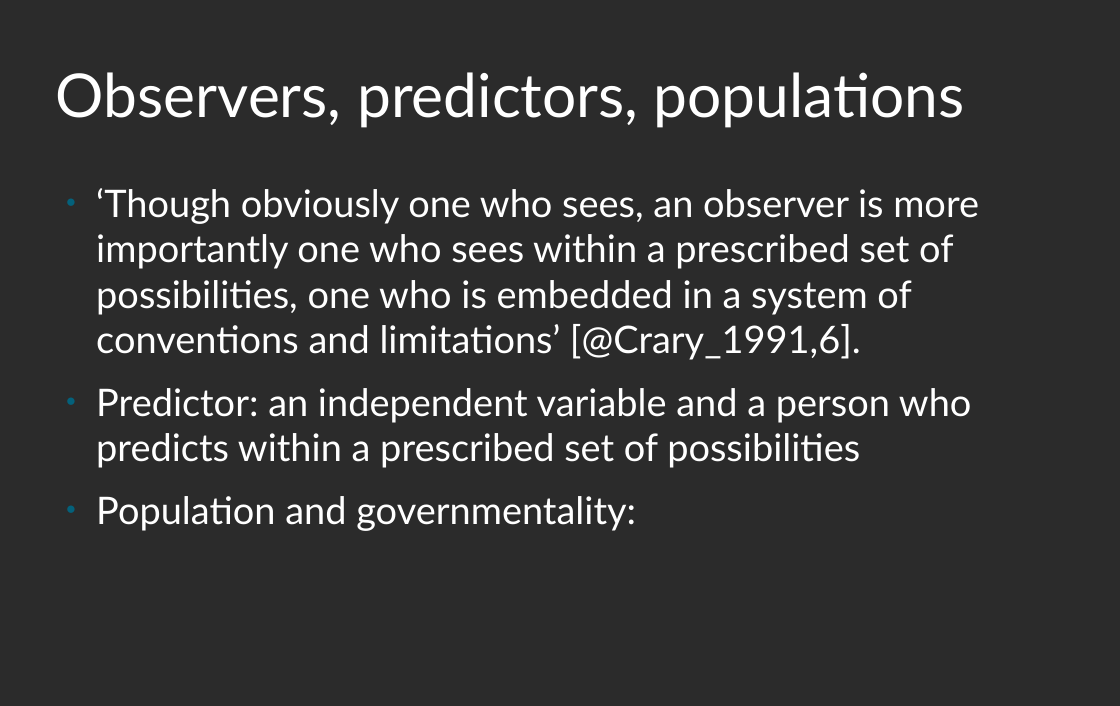
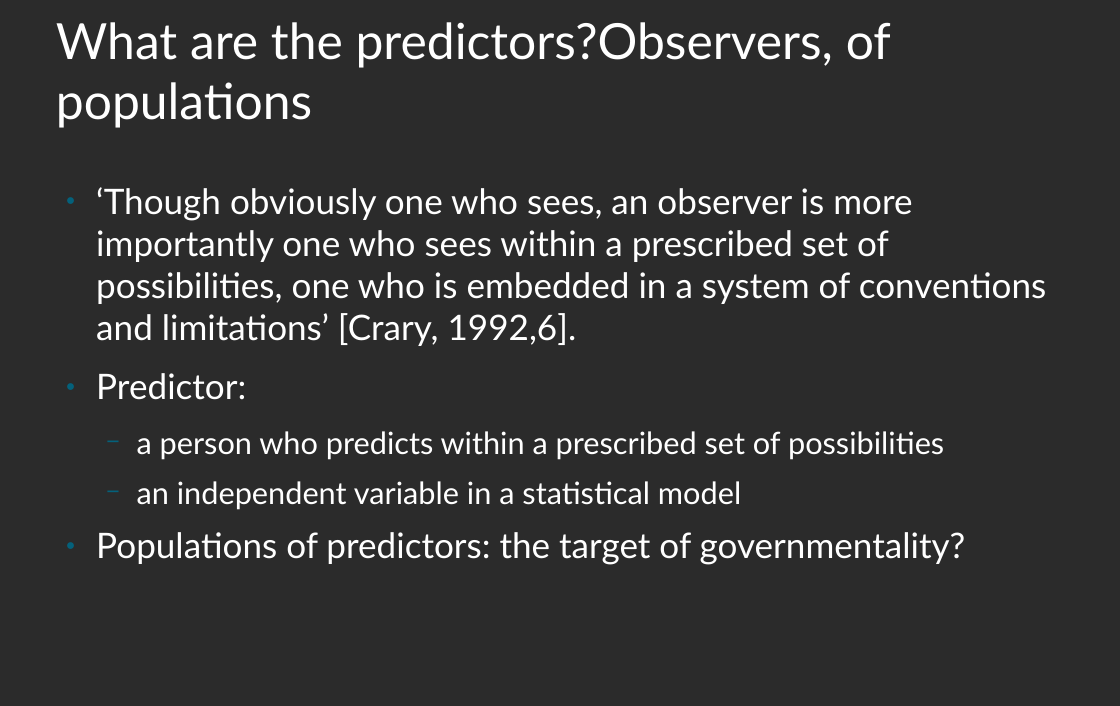
Before and after one commit to datapractice/machinelearners, a slide deck: slide 3 of mackenzie_govern_predict.odp (slide 2 before the commit). Drawn at 1120x706 pixels with LibreOffice and Linux fonts; fonts in the diff are those of the drawing; background and template pictures are left out; a plain dark background stands for a picture behind light text. Boxes give left, top, right and bottom in pixels: in the first picture for what was removed or moved away, otherwise in the second. Text is boxed around its words. In the diff, an @@ line names an element or a change of style, - is before the commit and + after.

```diff
--- a/mackenzie_govern_predict.odp
+++ b/mackenzie_govern_predict.odp
@@ title at (56,22,891,128): text changed; size 51 to 42 pt @@
-Observers, predictors, populations
+What are the predictors?Observers, of populations
@@ text at (96,187,1046,565): text changed; size 32 to 29.6 pt @@
-● ‘Though obviously one who sees, an observer is more importantly one who sees within a prescribed set of possibilities, one who is embedded in a system of conventions and limitations’ [@Crary_1991,6].
-● Predictor: an independent variable and a person who predicts within a prescribed set of possibilities
-● Population and governmentality:
+● ‘Though obviously one who sees, an observer is more importantly one who sees within a prescribed set of possibilities, one who is embedded in a system of conventions and limitations’ [Crary, 1992,6].
+● Predictor:
+  − a person who predicts within a prescribed set of possibilities
+  − an independent variable in a statistical model
+● Populations of predictors: the target of governmentality?
```
Also in this commit, not shown: 7 other slides changed, 5 slides added, 3 slides removed, 1 other file.
